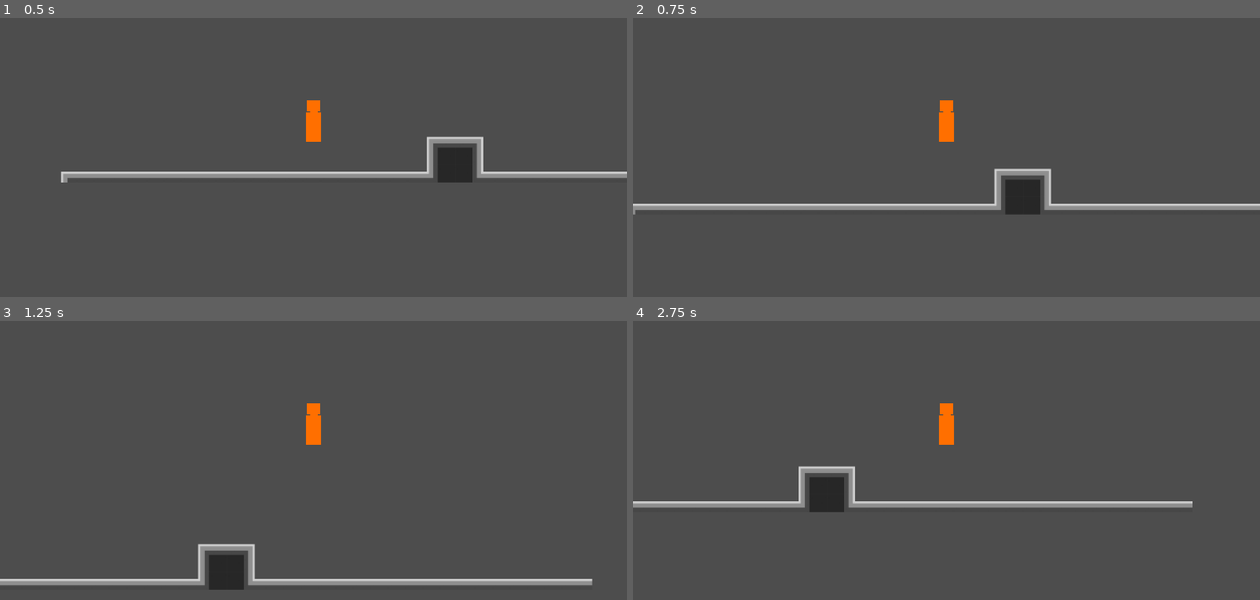
Above: before the commit, frames 1-4 (two rows, left to right).
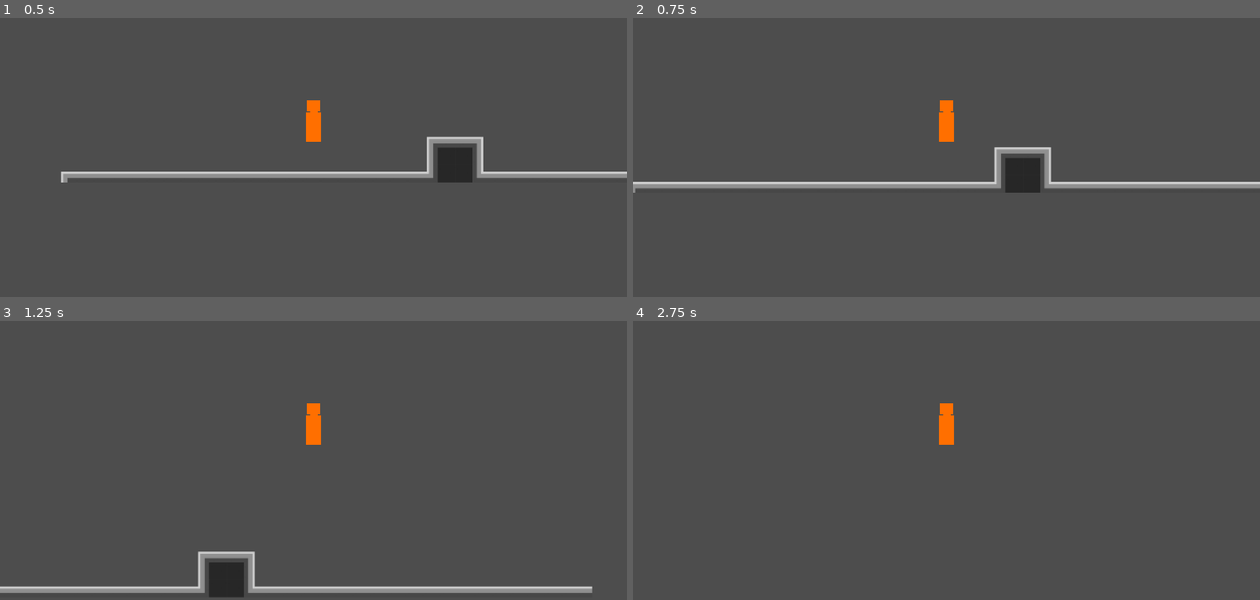
Above: after the commit, the same moments.

Repository: kashi618/Gaem-D
Game: Godot game, scene res://Scenes/Maps/TestMap.tscn
Same seed, same stepped clock (60 frames per second), same inputs: the game is played once before the commit and once after it.
Inputs:
- Up to frame 1 (0.5 s): no input
- Up to frame 2 (0.75 s): hold D (right) from 0.53 s (still down); tap Space (jump) at 0.6 s
- Up to frame 3 (1.25 s): keep holding D (right); tap Space (jump) at 0.77, 1.07 s
- Up to frame 4 (2.75 s): tap Space (jump) at 1.35, 1.52, 1.82, 2.1 s; release D (right) at 2.03 s; hold A (left) from 2.03 s (still down)

Frame 1 is identical in both runs. In frame 2, 5.5% of the frame differs, in the area x 0-100%, y 46-71%; in frame 3, 4.8%; in frame 4, 3.0%.

Commit message:
Added Double Jump
Added double jump functionality !

Diff:
--- a/Scenes/Maps/TestMap.tscn
+++ b/Scenes/Maps/TestMap.tscn
@@ -8,7 +8,7 @@
 0:0/0 = 0
 1:0/0 = 0
 2:0/0 = 0
-2:0/0/physics_layer_0/polygon_0/points = PackedVector2Array(-8, -8, 8, -8, 8, 8, -8, 8)
+2:0/0/physics_layer_0/polygon_0/points = PackedVector2Array(0, 0, 8, 0, 8, 8, 0, 8)
 3:0/0 = 0
 3:0/0/physics_layer_0/polygon_0/points = PackedVector2Array(-8, 0, -8, 8, 8, 8, 8, 0)
 4:0/0 = 0
--- a/Scenes/Player/player.gd
+++ b/Scenes/Player/player.gd
@@ -1,7 +1,8 @@
 extends CharacterBody2D
 
 const SPEED = 300.0
-const JUMP_POWER = -500.0
+const JUMP_POWER = -350.0
+const MAXJUMPS = 2
 
 
 func _physics_process(delta: float) -> void:
@@ -10,12 +11,13 @@
 		velocity += get_gravity() * delta
 
 	# Gets input from user
-	getMovement()
+	movement() # Controls going left, right
+	doubleJump() # Controls jump and double jump
 
 	# Allows movement of character
 	move_and_slide()
 
-func getMovement():
+func movement():
 	# Moves player left and right
 	var direction := Input.get_axis("left", "right")
 	if direction:
@@ -23,6 +25,18 @@
 	else:
 		velocity.x = move_toward(velocity.x, 0, SPEED)
 
+func doubleJump():
+	var numJumps = 0
+
 	# Jump!
 	if Input.is_action_just_pressed("jump") and is_on_floor():
+		print("Jumped")
+		numJumps += 1
 		velocity.y = JUMP_POWER
+
+	if Input.is_action_just_pressed("jump") and (numJumps < MAXJUMPS) and not is_on_floor():
+		print("DoubleJumped")
+		velocity.y = JUMP_POWER+50
+
+	if is_on_floor():
+		numJumps = 0
